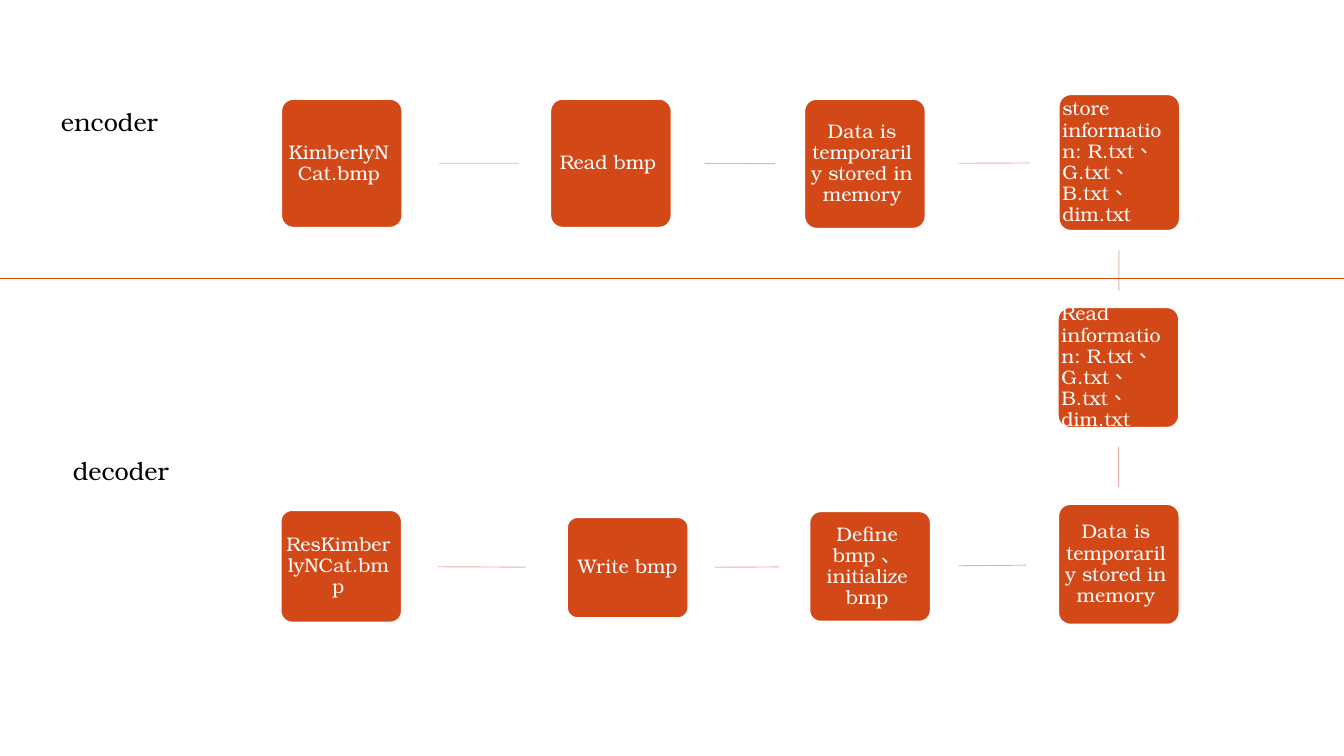
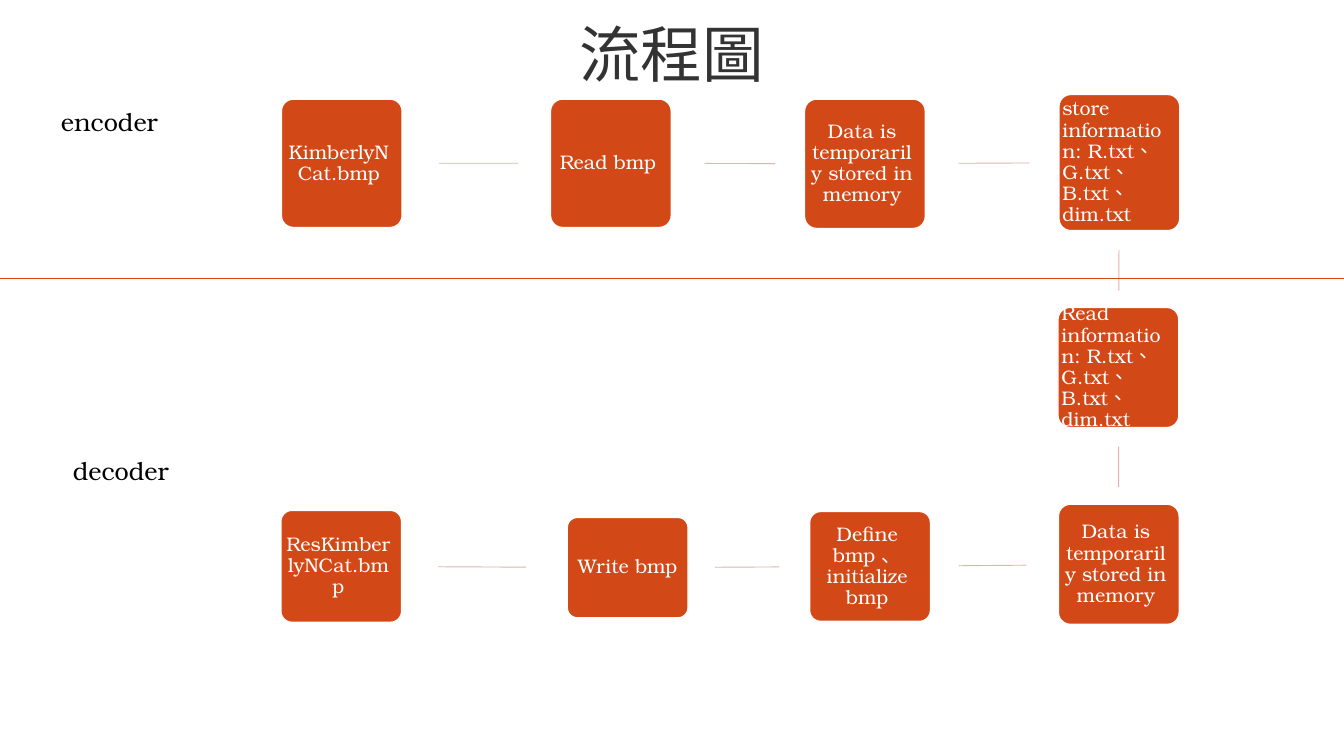
Before and after one commit to HENG-A/jpeg_ntpu_410986044, a slide deck: slide 2 of 土製jpeg壓縮_410986044.pptx. Drawn at 1344x756 pixels with LibreOffice and Linux fonts; fonts in the diff are those of the drawing; background and template pictures are left out. Boxes give left, top, right and bottom in pixels: in the first picture for what was removed or moved away, otherwise in the second. Text is boxed around its words. In the diff, an @@ line names an element or a change of style, - is before the commit and + after.

```diff
--- a/土製jpeg壓縮_410986044.pptx
+++ b/土製jpeg壓縮_410986044.pptx
@@ text added at [579, 25, 764, 82], 44 pt, text #333333 @@
+流程圖
```
